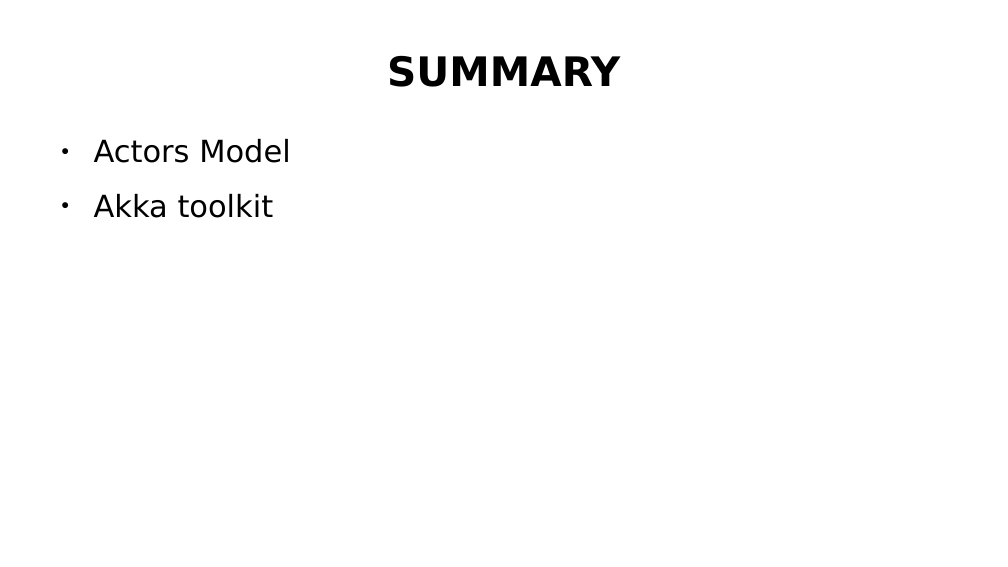
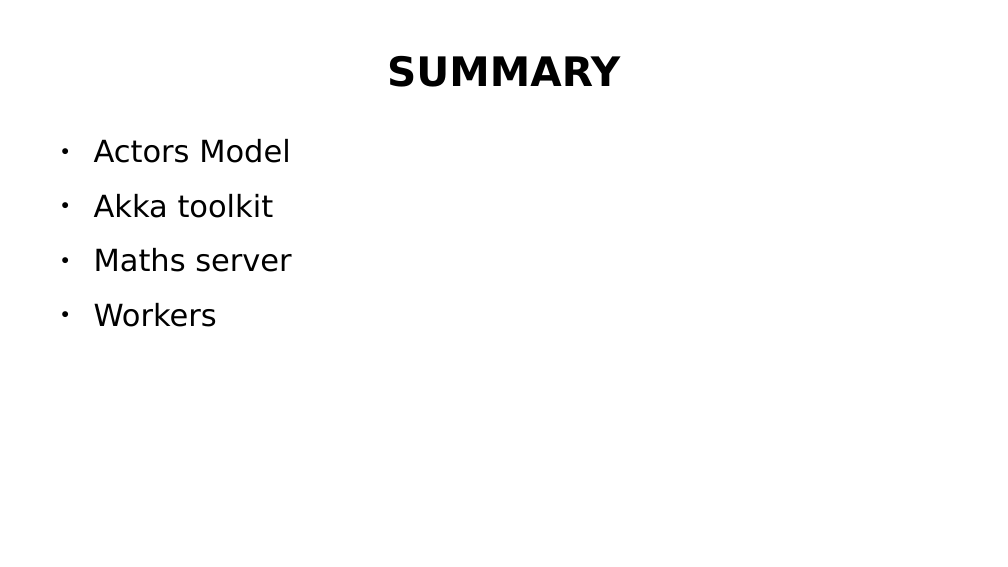
Before and after one commit to MID-IST-FALL-2018/mid-ist-fall-2018.github.io, a slide deck: slide 87 of assets/lectures-slides/MID-lecture-5-actors.odp (slide 45 before the commit). Drawn at 1008x567 pixels with LibreOffice and Linux fonts; fonts in the diff are those of the drawing. Boxes give left, top, right and bottom in pixels: in the first picture for what was removed or moved away, otherwise in the second. Text is boxed around its words. In the diff, an @@ line names an element or a change of style, - is before the commit and + after.

```diff
--- a/assets/lectures-slides/MID-lecture-5-actors.odp
+++ b/assets/lectures-slides/MID-lecture-5-actors.odp
@@ text at [94, 247, 291, 327]: paragraphs added @@
+● Maths server
+● Workers
```
Also in this commit, not shown: 42 slides added, 6 other files.
